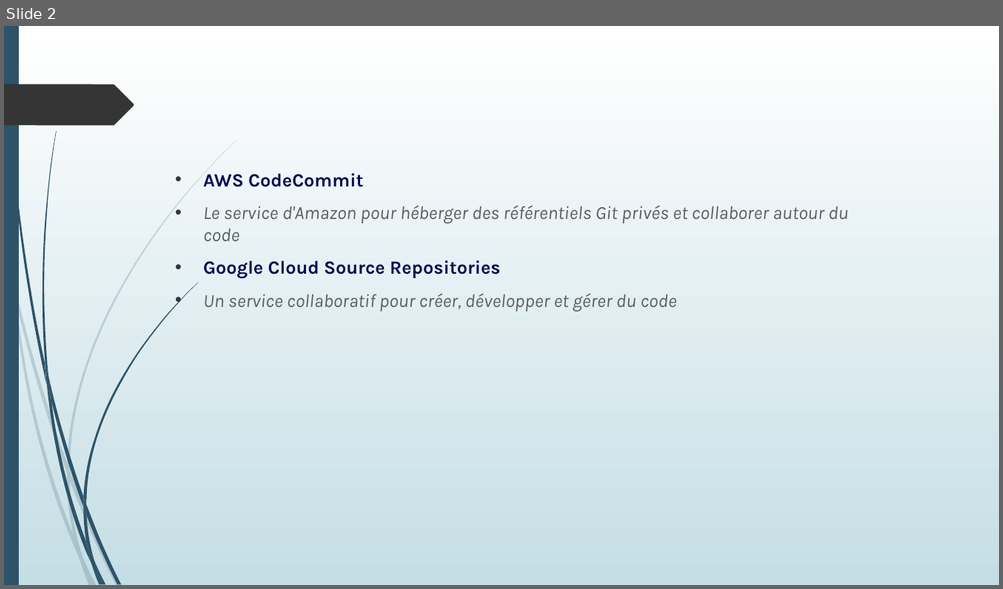
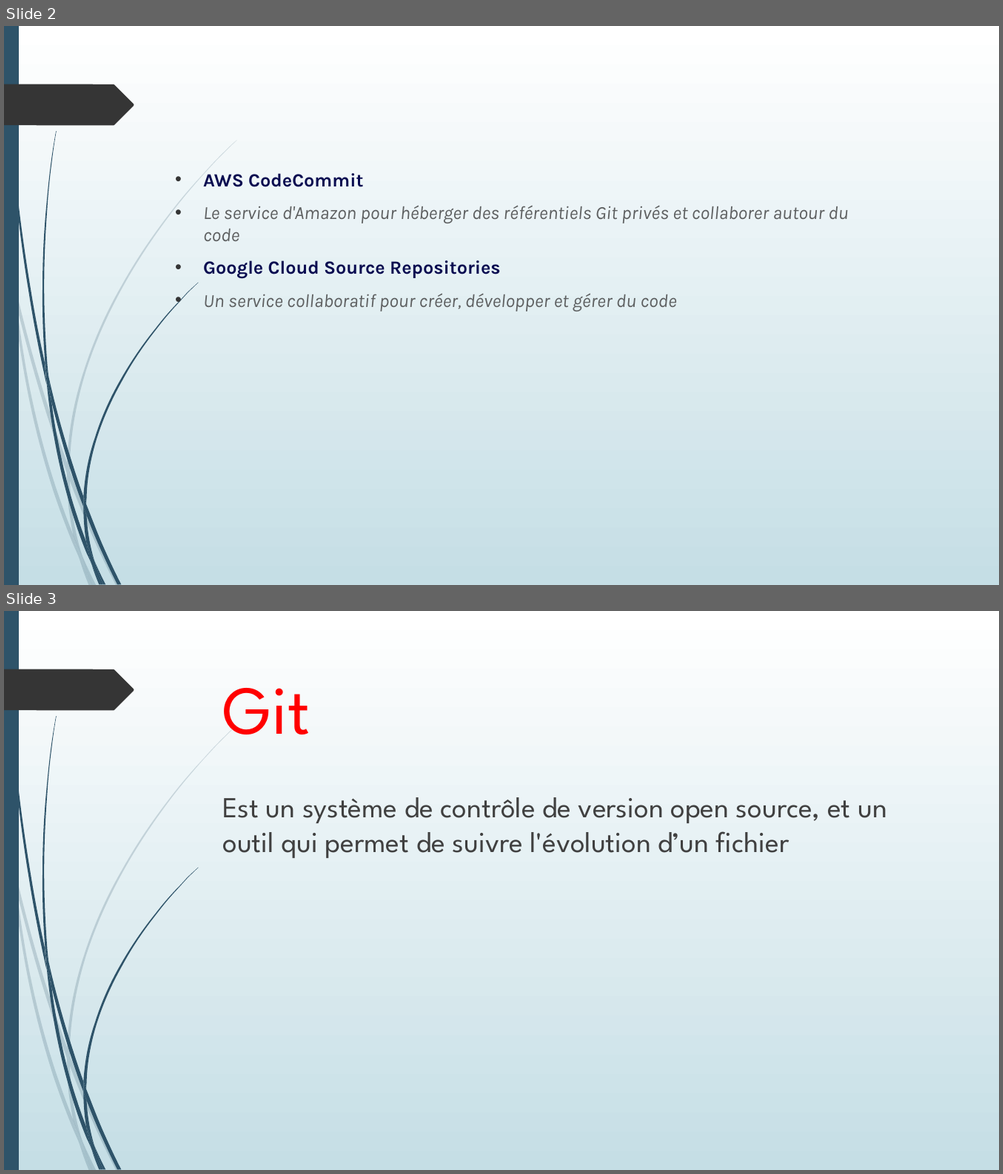
Before and after one commit to Elgountari-Ayoub/learnGit, a slide deck: 1erProjet.odp. Shown one above the other, each under a label of ours: slide 2 before the commit, slides 2 and 3 after it. The pictures are 1003x589 and 1003x1174 pixels, drawn with LibreOffice and Linux fonts; fonts in the diff are those of the drawing. Boxes give left, top, right and bottom in pixels: in the first picture for what was removed or moved away, otherwise in the second. Text is boxed around its words. In the diff, an @@ line names an element or a change of style, - is before the commit and + after.

Commit message:
git section

```diff
--- a/1erProjet.odp
+++ b/1erProjet.odp
@@ slide 3 added at box(4, 611, 999, 1170), background gradient #FFFFFF to #C5DEE5; not listed: 26 template elements that a slide beside it also shows @@
@@ title added at box(223, 688, 310, 738), 66 pt, text #FF0000 @@
+Git
@@ text added at box(222, 797, 887, 858), 28 pt, text #404040 @@
+Est un système de contrôle de version open source, et un outil qui permet de suivre l'évolution d’un fichier
```
